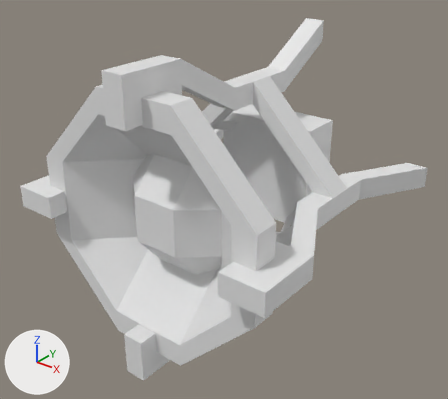
A saved change to the OBJ model resources/assets/ee3/models/calcinator.obj.
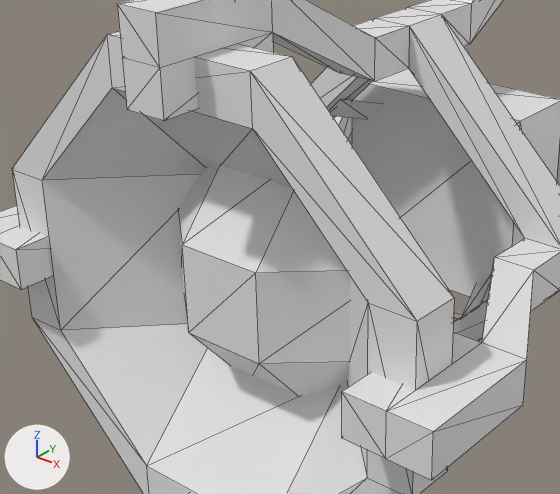
Old and new are each drawn whole from a 50 mm lens placed at (1.711, -2.05, 1.402), pointed at (0.494, -0.53, 0.459) and again close up on the part from 9% to 74% of the width and 17% to 82% of the height. Lighting does not change. The marker at lower left points along +X, +Y and +Z. The close-ups show mesh edges as thin lines. Where no turn or scale is listed for an object, it has been applied to the vertices.

The scene before the commit, as lines of its bpy script (objects in view):
```python
me_calcinator = bpy.data.meshes.new('calcinator')
me_calcinator.from_pydata(...)  # 200 vertices, 364 faces; spans x 0.0..1.0, y -1.0..0.0, z 0.0..1.0
ob_calcinator = bpy.data.objects.new('calcinator', me_calcinator)
ob_calcinator.location = (0.0, 0.0, 0.0)
```
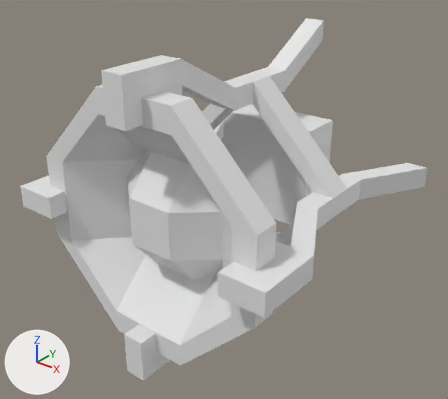
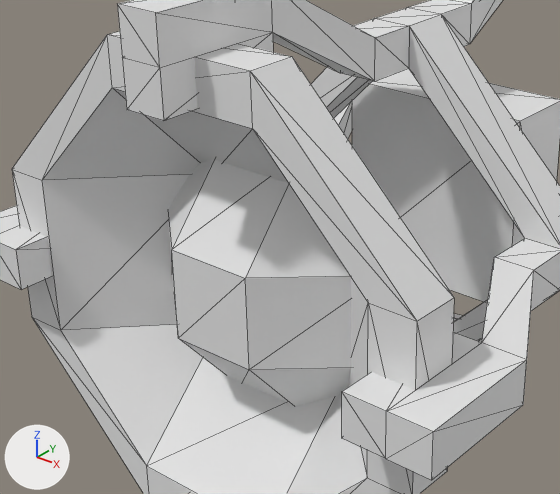
The newer file is also turned or shifted as a whole; pictures and numbers use the older file's frame.

Where the change shows, as pixel boxes (x1, y1, x2, y2) in the close-ups (560 x 494 px; the box of a moved part takes in the faces that stretch with it):
part 1 of me_calcinator, moved or reshaped
    before: (178, 165, 350, 397)
    after: (168, 160, 351, 406)
part 2 of me_calcinator, deleted
    before: (330, 99, 382, 120)
part 3 of me_calcinator, deleted
    before: (461, 273, 492, 317)

The edits, one by one:
me_calcinator has 200 vertices, 364 faces and spans x 0.0..1.0, y -1.0..0.0, z 0.0..1.0.
me_calcinator is used by ob_calcinator; location (0.0, 0.0, 0.0).
me_calcinator part 1: the loose piece of 16 vertices spanning x 0.261..0.739, y -0.874..-0.736, z 0.258..0.742 is moved by (0.0, -0.023, 0.0).
me_calcinator part 2: the loose piece of 4 vertices spanning x 0.317..0.388, y -0.397..-0.294, z 0.613..0.686 is deleted.
me_calcinator part 3: the loose piece of 4 vertices spanning x 0.612..0.683, y -0.397..-0.294, z 0.315..0.387 is deleted.
